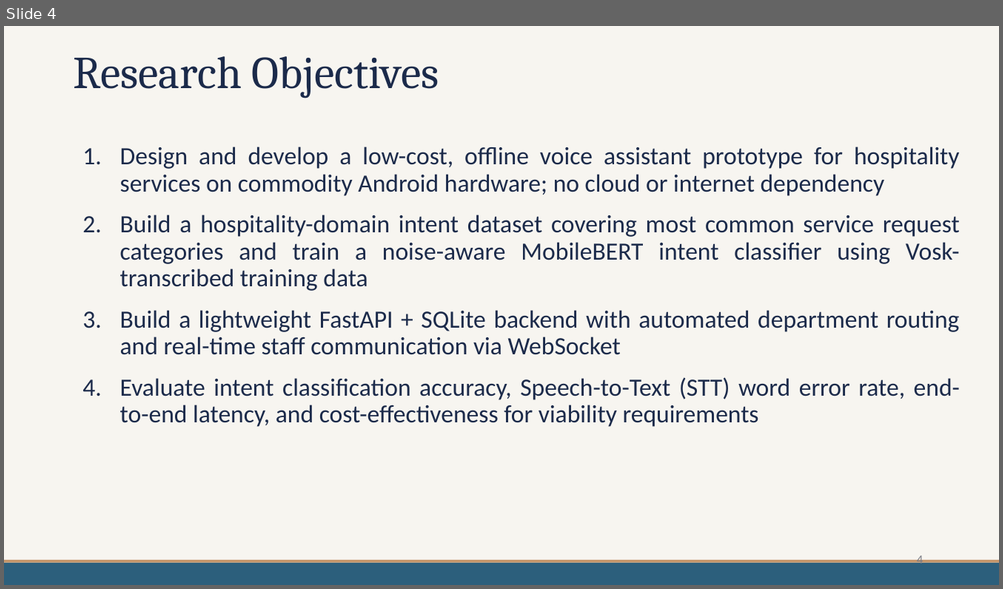
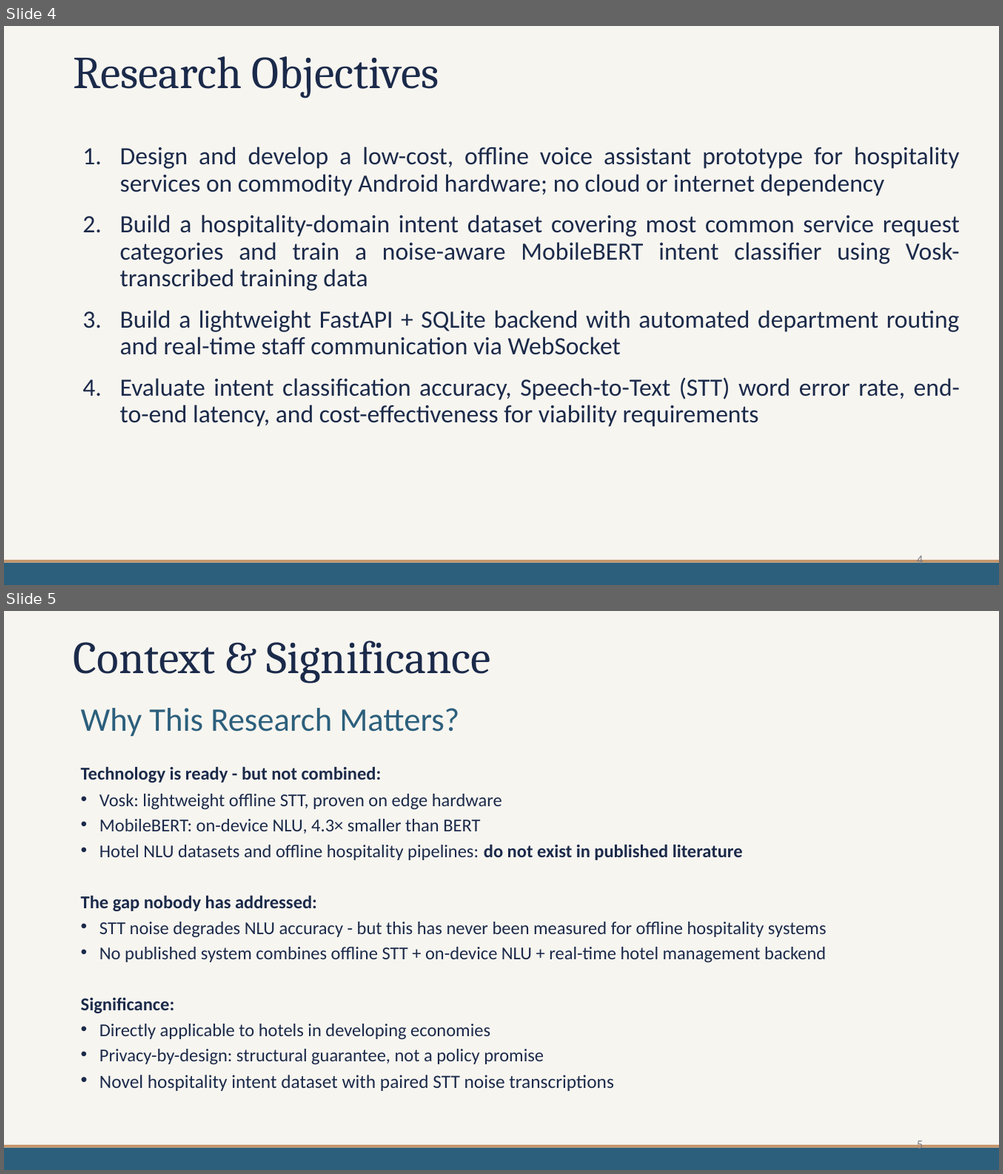
Before and after one commit to mdpw/msc-research, a slide deck: documents/Viva Presentation.pptx. Shown one above the other, each under a label of ours: slide 4 before the commit, slides 4 and 5 after it. The pictures are 1003x589 and 1003x1174 pixels, drawn with LibreOffice and Linux fonts; fonts in the diff are those of the drawing. Boxes give left, top, right and bottom in pixels: in the first picture for what was removed or moved away, otherwise in the second. Text is boxed around its words. In the diff, an @@ line names an element or a change of style, - is before the commit and + after.

Commit message:
footerd space added 3.5 modified 3.8.2	Speech Recognition Accuracy - add CER pdf updated ppt updated

```diff
--- a/documents/Viva Presentation.pptx
+++ b/documents/Viva Presentation.pptx
@@ slide 5 added at bbox=[4, 611, 999, 1170], background #F7F5F0; not listed: 2 template elements that a slide beside it also shows @@
@@ title added at bbox=[74, 641, 491, 684], 44 pt, text #1B2A4A @@
+Context & Significance
@@ text added at bbox=[81, 708, 826, 1091], 17.5 pt, text #1B2A4A @@
+Why This Research Matters?
+Technology is ready - but not combined:
+• Vosk: lightweight offline STT, proven on edge hardware
+• MobileBERT: on-device NLU, 4.3× smaller than BERT
+• Hotel NLU datasets and offline hospitality pipelines: do not exist in published literature
+The gap nobody has addressed:
+• STT noise degrades NLU accuracy - but this has never been measured for offline hospitality systems
+• No published system combines offline STT + on-device NLU + real-time hotel management backend
+Significance:
+• Directly applicable to hotels in developing economies
+• Privacy-by-design: structural guarantee, not a policy promise
+• Novel hospitality intent dataset with paired STT noise transcriptions
@@ page number added at bbox=[916, 1139, 922, 1153], 12 pt, text #7A7D86 @@
+5
```
Also in this commit, not shown: 3 slides changed, 1 other slide added, 2 other files.
